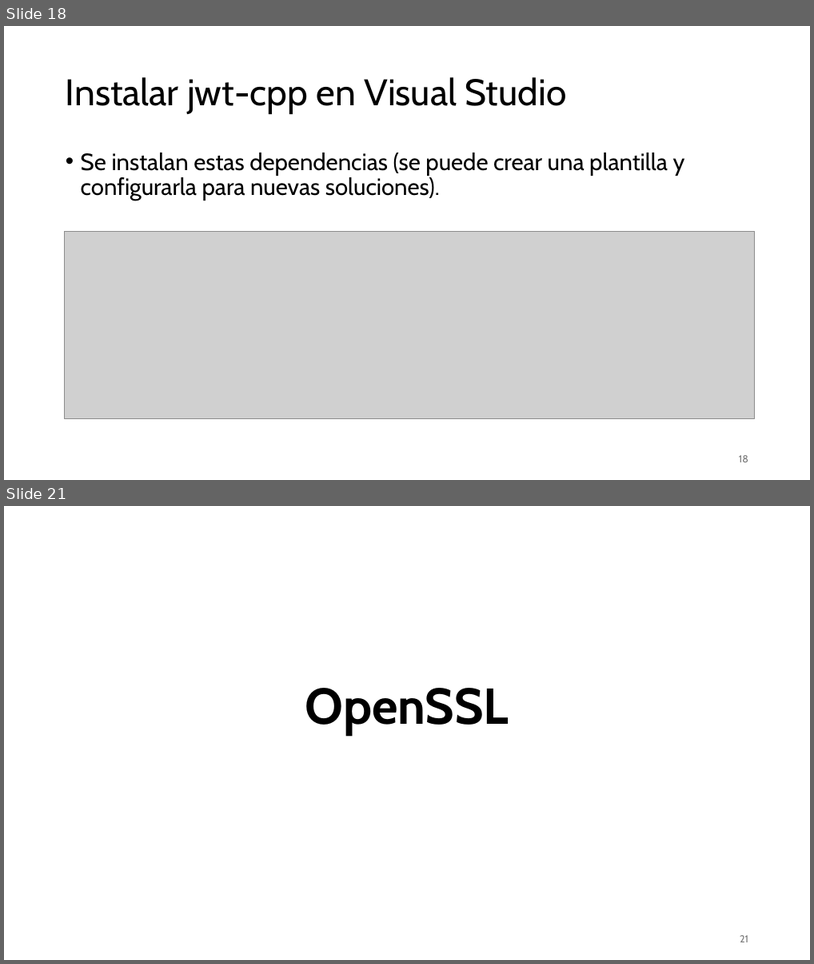
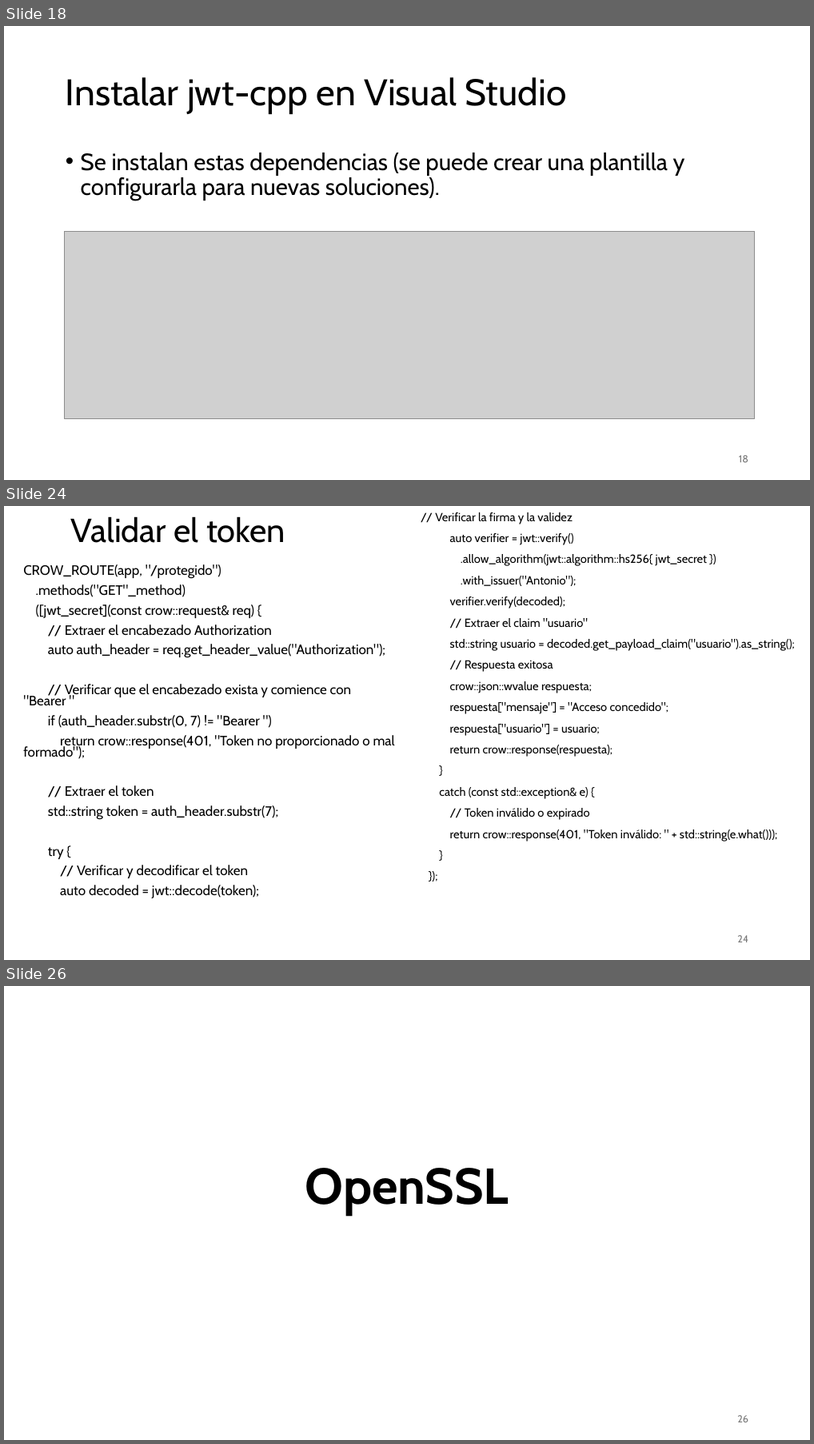
Before and after one commit to aldebarran22/CURSO_CPP_SERVICIOS_30H, a slide deck: doc/6_Seguridad_servicios_web_cpp.pptx. Shown one above the other, each under a label of ours: slides 18 and 21 before the commit, slides 18, 24 and 26 after it; the slides between them are not shown. The pictures are 814x964 and 814x1444 pixels, drawn with LibreOffice and Linux fonts; fonts in the diff are those of the drawing; grey boxes stand for pictures. Boxes give left, top, right and bottom in pixels: in the first picture for what was removed or moved away, otherwise in the second. Text is boxed around its words. In the diff, an @@ line names an element or a change of style, - is before the commit and + after.

```diff
--- a/doc/6_Seguridad_servicios_web_cpp.pptx
+++ b/doc/6_Seguridad_servicios_web_cpp.pptx
@@ slide 24 added at box(4, 506, 810, 960), background #FFFFFF @@
@@ title added at box(70, 516, 286, 543), 39.6 pt, text #000000 @@
+Validar el token
@@ text added at box(435, 512, 795, 841), 14 pt, text #000000 @@
+// Verificar la firma y la validez
+auto verifier = jwt::verify()
+.allow_algorithm(jwt::algorithm::hs256{ jwt_secret })
+.with_issuer("Antonio");
+verifier.verify(decoded);
+// Extraer el claim "usuario"
+std::string usuario = decoded.get_payload_claim("usuario").as_string();
+// Respuesta exitosa
+crow::json::wvalue respuesta;
+respuesta["mensaje"] = "Acceso concedido";
+respuesta["usuario"] = usuario;
+return crow::response(respuesta);
+}
+catch (const std::exception& e) {
+// Token inválido o expirado
+return crow::response(401, "Token inválido: " + std::string(e.what()));
+}
+});
@@ text added at box(23, 564, 395, 898), 16.1 pt, text #000000 @@
+CROW_ROUTE(app, "/protegido")
+.methods("GET"_method)
+([jwt_secret](const crow::request& req) {
+// Extraer el encabezado Authorization
+auto auth_header = req.get_header_value("Authorization");
+// Verificar que el encabezado exista y comience con "Bearer "
+if (auth_header.substr(0, 7) != "Bearer ")
+return crow::response(401, "Token no proporcionado o mal formado");
+// Extraer el token
+std::string token = auth_header.substr(7);
+try {
+// Verificar y decodificar el token
+auto decoded = jwt::decode(token);
@@ page number added at box(738, 935, 749, 942), 12 pt, text #797979 @@
+24
@@ what was slide 21 is now slide 26 @@
@@ page number at box(738, 1415, 749, 1422): text changed @@
-21
+26
```
Also in this commit, not shown: 3 slides changed, 4 other slides added, 1 other file.
